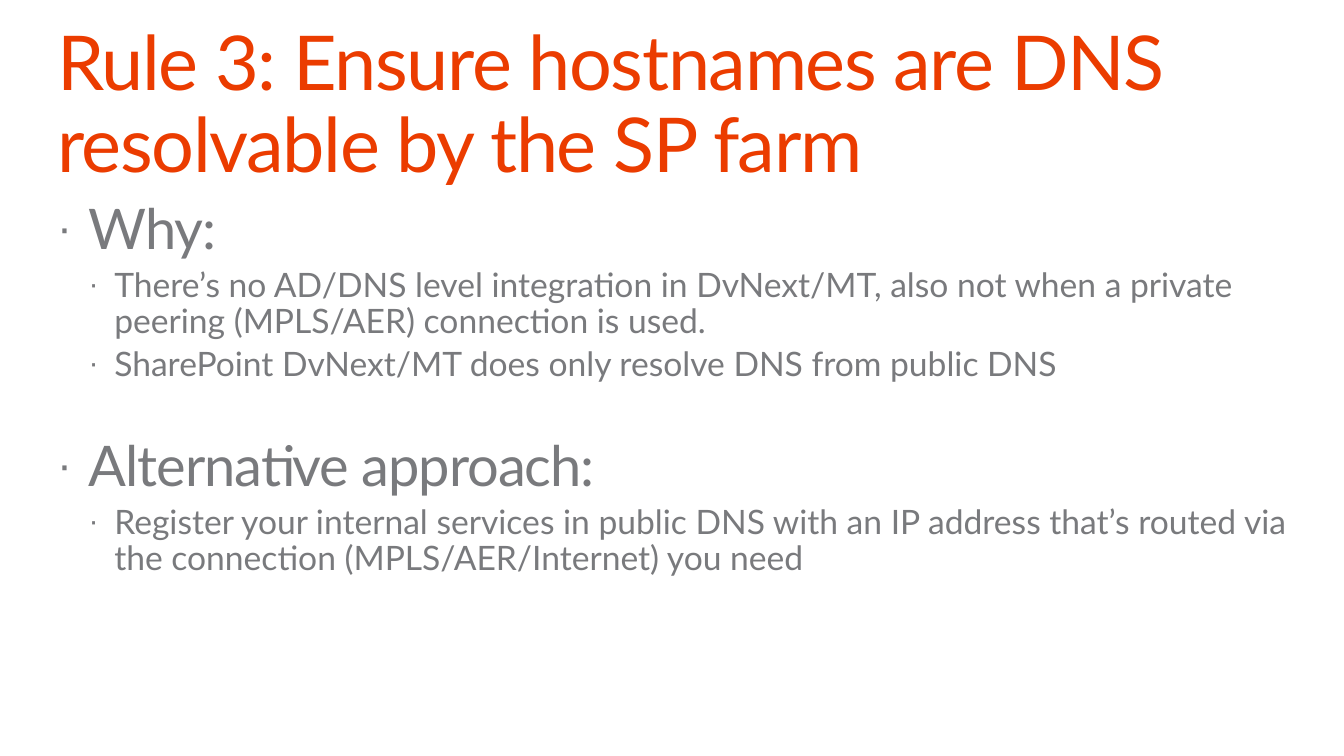
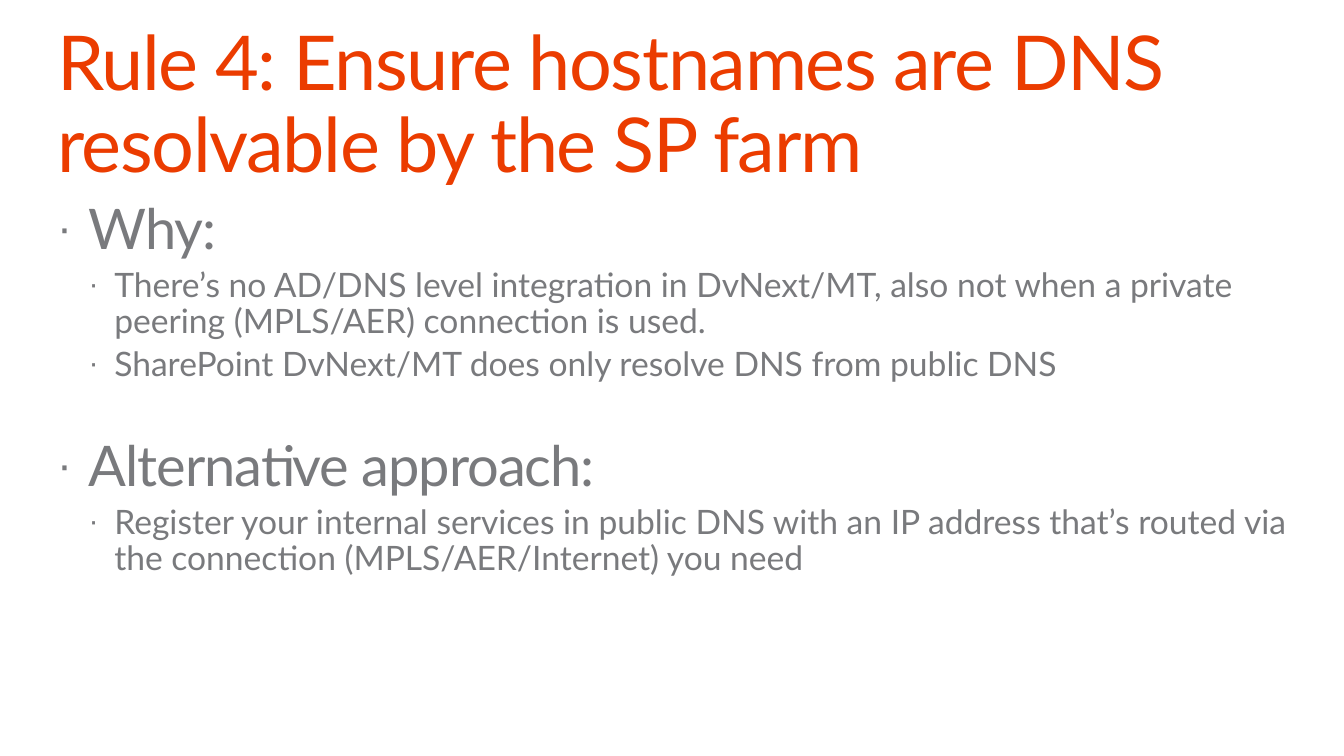
Before and after one commit to pnp/PnP-Transformation, a slide deck: slide 94 of InfoPath/Guidance/Decks/Office 365 JDP InfoPath - Self-service manual.pptx (slide 84 before the commit). Drawn at 1344x756 pixels with LibreOffice and Linux fonts; fonts in the diff are those of the drawing; background and template pictures are left out. Boxes give left, top, right and bottom in pixels: in the first picture for what was removed or moved away, otherwise in the second. Text is boxed around its words. In the diff, an @@ line names an element or a change of style, - is before the commit and + after.

```diff
--- a/InfoPath/Guidance/Decks/Office 365 JDP InfoPath - Self-service manual.pptx
+++ b/InfoPath/Guidance/Decks/Office 365 JDP InfoPath - Self-service manual.pptx
@@ title at [57,34,1164,185]: text changed @@
-Rule 3: Ensure hostnames are DNS resolvable by the SP farm
+Rule 4: Ensure hostnames are DNS resolvable by the SP farm
```
Also in this commit, not shown: 22 other slides changed, 10 slides added.
